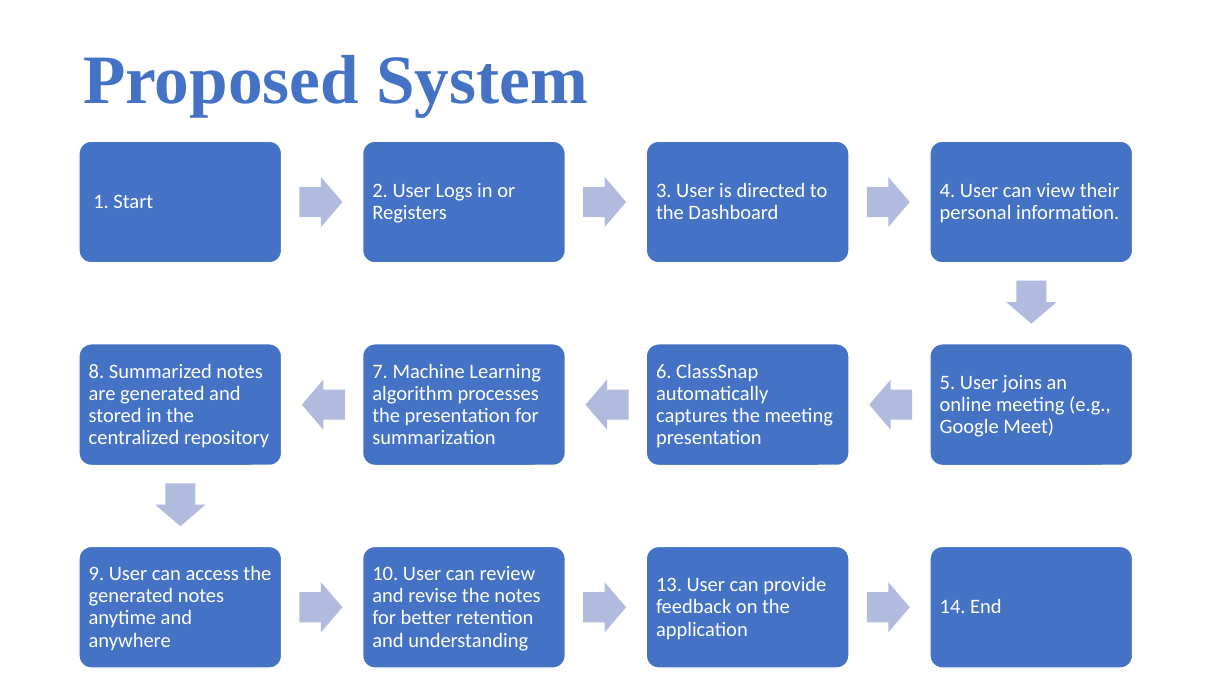
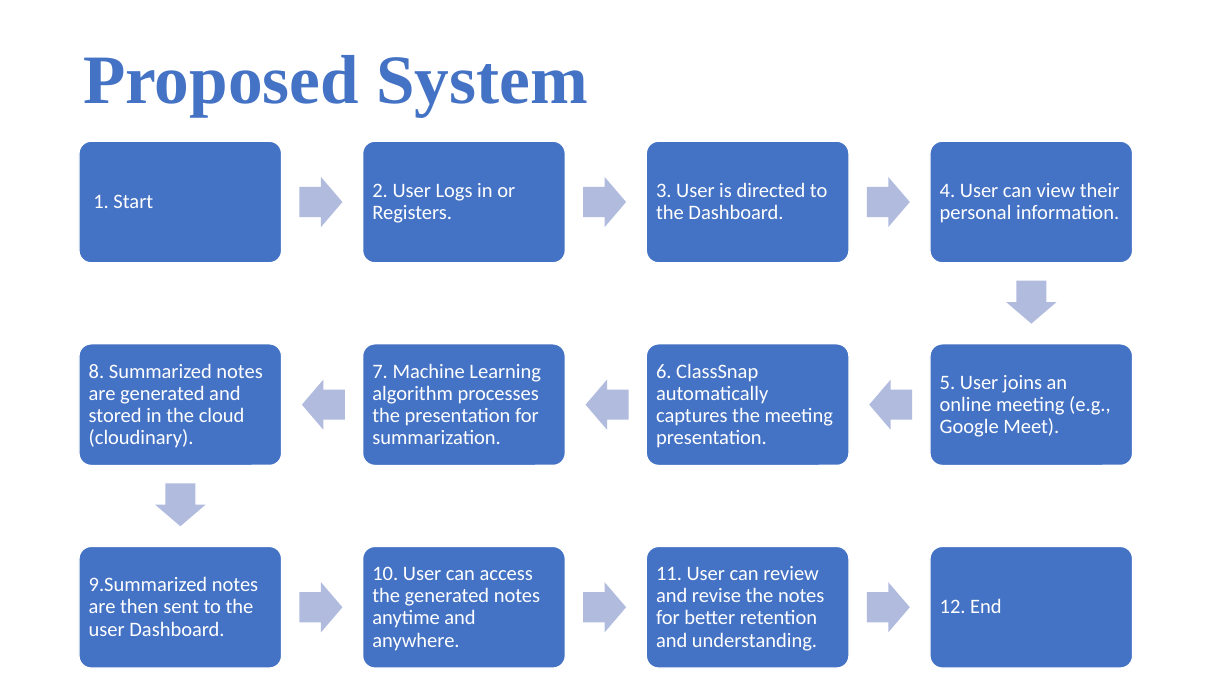
Before and after one commit to SkySingh04/ClassSnap, a slide deck: slide 8 of Documents/ClassSnap.pptx (slide 7 before the commit). Drawn at 1232x693 pixels with LibreOffice and Linux fonts; fonts in the diff are those of the drawing. Boxes give left, top, right and bottom in pixels: in the first picture for what was removed or moved away, otherwise in the second. Text is boxed around its words. In the diff, an @@ line names an element or a change of style, - is before the commit and + after.

Commit message:
ppt done

```diff
--- a/Documents/ClassSnap.pptx
+++ b/Documents/ClassSnap.pptx
@@ text at (x1=372, y1=183, x2=515, y2=223): text changed @@
-2. User Logs in or Registers
+2. User Logs in or Registers.
@@ text at (x1=656, y1=182, x2=827, y2=219): text changed @@
-3. User is directed to the Dashboard
+3. User is directed to the Dashboard.
@@ text at (x1=89, y1=363, x2=262, y2=448): text changed @@
-8. Summarized notes are generated and stored in the centralized repository
+8. Summarized notes are generated and stored in the cloud (cloudinary).
@@ text at (x1=372, y1=363, x2=540, y2=444): text changed @@
-7. Machine Learning algorithm processes the presentation for summarization
+7. Machine Learning algorithm processes the presentation for summarization.
@@ text at (x1=656, y1=363, x2=833, y2=448): text changed @@
-6. ClassSnap automatically captures the meeting presentation
+6. ClassSnap automatically captures the meeting presentation.
@@ text at (x1=940, y1=375, x2=1111, y2=437): text changed @@
-5. User joins an online meeting (e.g., Google Meet)
+5. User joins an online meeting (e.g., Google Meet).
@@ text at (x1=372, y1=566, x2=540, y2=651): text changed @@
-9. User can access the generated notes anytime and anywhere
+10. User can access the generated notes anytime and anywhere.
@@ text at (x1=656, y1=566, x2=824, y2=651): text changed @@
-10. User can review and revise the notes for better retention and understanding
+11. User can review and revise the notes for better retention and understanding.
@@ text added at (x1=89, y1=576, x2=258, y2=636), 16 pt, text #FFFFFF @@
+9.Summarized notes are then sent to the user Dashboard.
@@ text removed at (x1=656, y1=576, x2=826, y2=640) @@
-13. User can provide feedback on the application
@@ text at (x1=940, y1=598, x2=1001, y2=613): text changed @@
-14. End
+12. End
```
Also in this commit, not shown: 3 other slides changed, 3 slides added.
